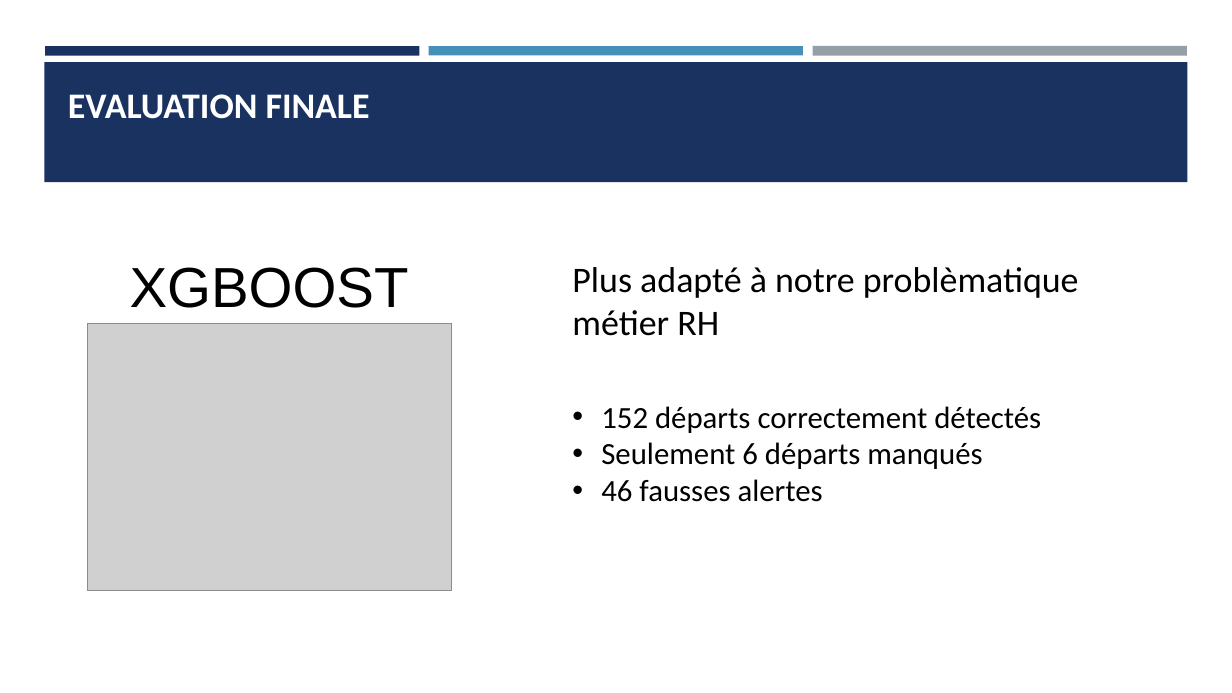
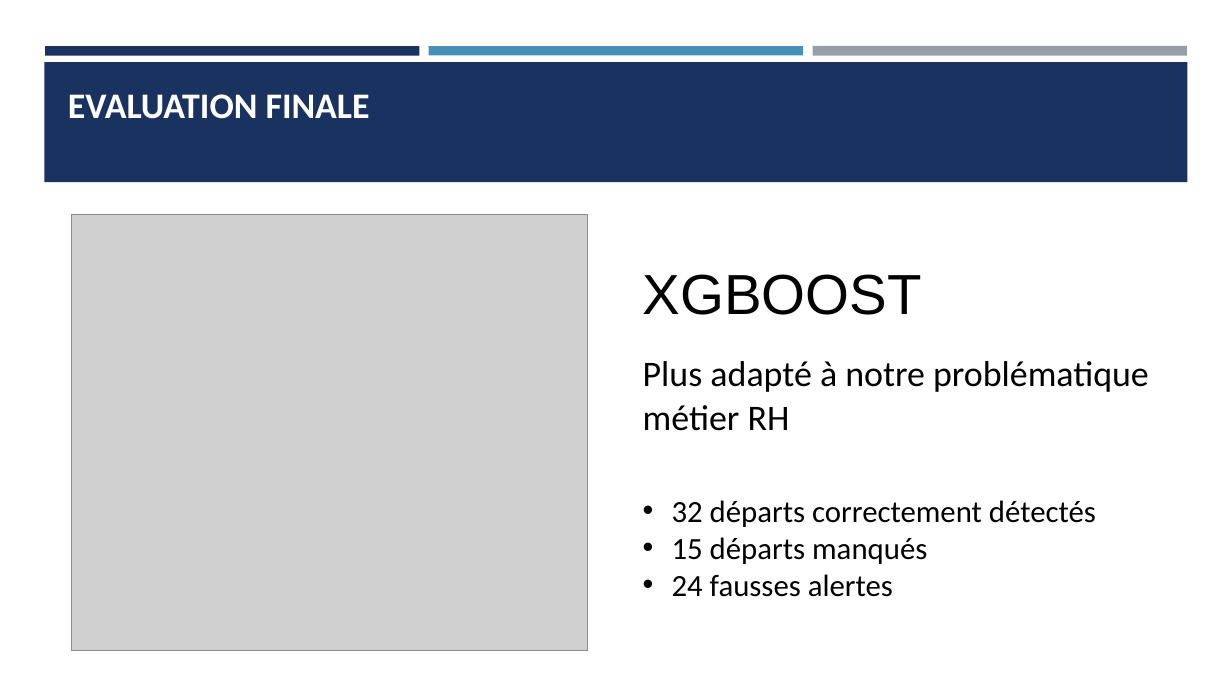
Before and after one commit to Ace4teaM/OCR-NovaTech, a slide deck: slide 32 of Presentation.pptx (slide 40 before the commit). Drawn at 1232x693 pixels with LibreOffice and Linux fonts; fonts in the diff are those of the drawing; grey boxes stand for pictures. Boxes give left, top, right and bottom in pixels: in the first picture for what was removed or moved away, otherwise in the second. Text is boxed around its words. In the diff, an @@ line names an element or a change of style, - is before the commit and + after.

```diff
--- a/Presentation.pptx
+++ b/Presentation.pptx
@@ picture added at (71, 214, 588, 652) @@
@@ text "XGBOOST": place and size @@
-text "XGBOOST" at (130, 267, 409, 308)
+text "XGBOOST" at (643, 274, 922, 315)
@@ text "XGBOOST" at (643, 274, 922, 315): alignment centre to left @@
@@ picture removed at (88, 323, 452, 592) @@
@@ text at (643, 361, 1149, 431): text changed @@
-Plus adapté à notre problèmatique métier RH
+Plus adapté à notre problématique métier RH
@@ text at (672, 500, 1096, 597): text changed @@
-• 152 départs correctement détectés
-• Seulement 6 départs manqués
-• 46 fausses alertes
+• 32 départs correctement détectés
+• 15 départs manqués
+• 24 fausses alertes
```
Also in this commit, not shown: 13 other slides changed, 11 slides added, 16 slides removed, 15 other files.
